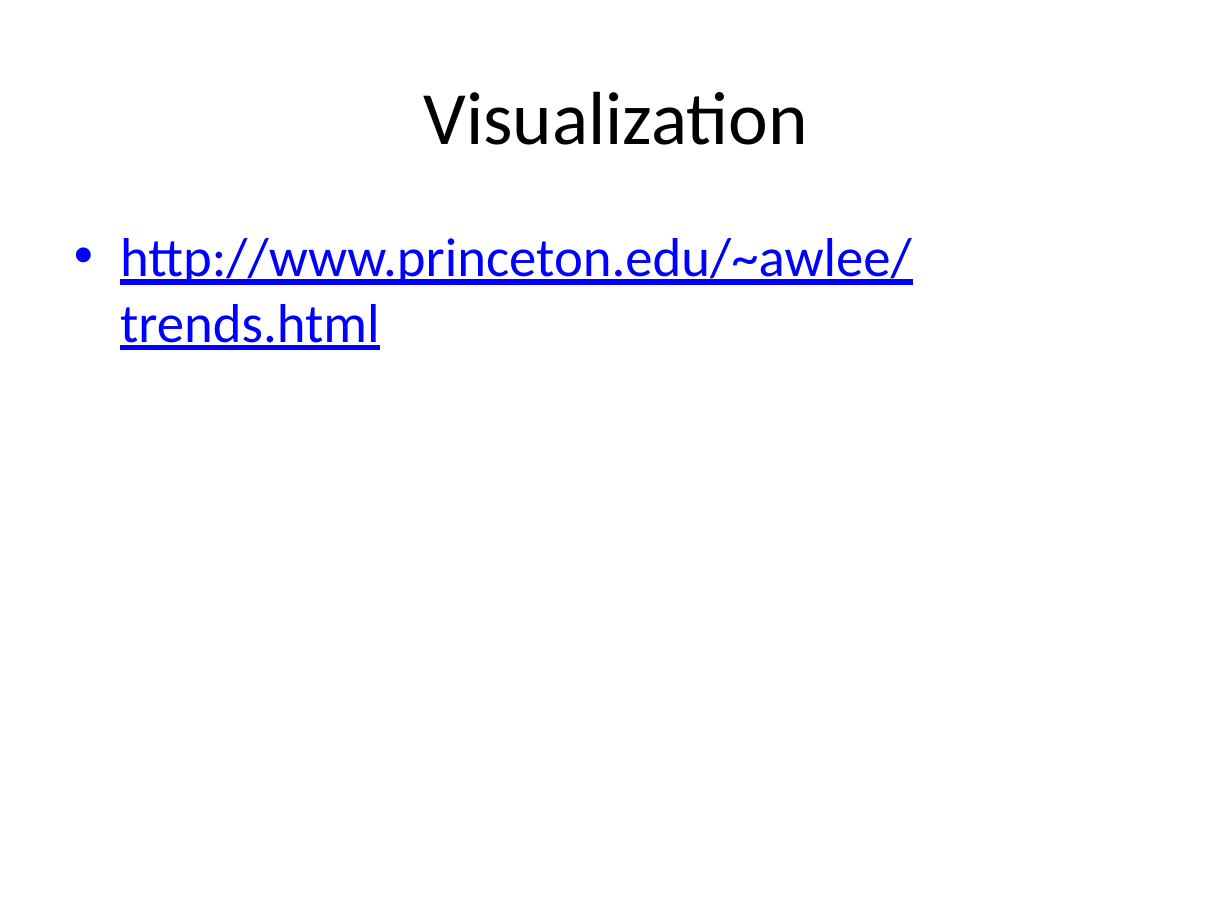
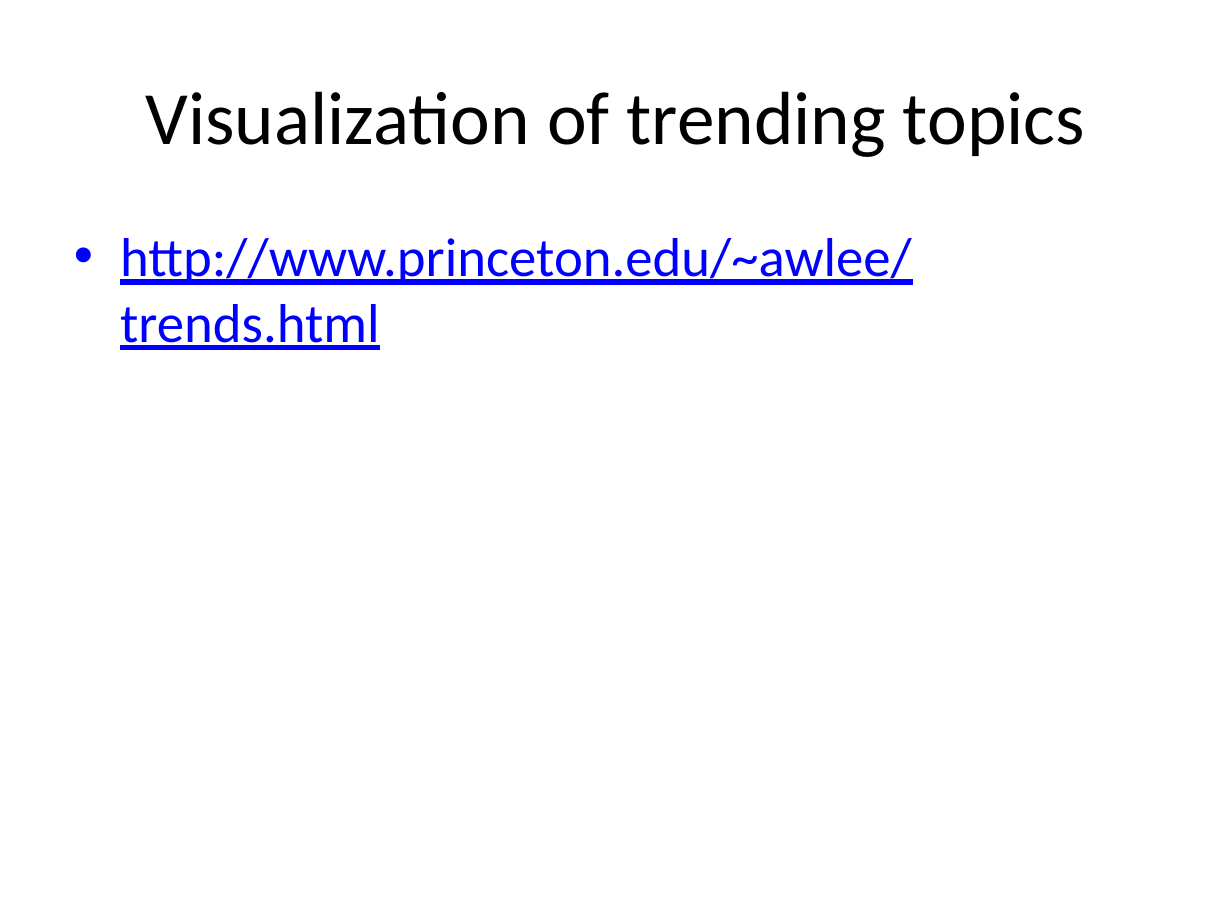
Before and after one commit to kiranvodrahalli/cos521, a slide deck: slide 18 of Presentation.pptx (slide 2 before the commit). Drawn at 1232x924 pixels with LibreOffice and Linux fonts; fonts in the diff are those of the drawing. Boxes give left, top, right and bottom in pixels: in the first picture for what was removed or moved away, otherwise in the second. Text is boxed around its words. In the diff, an @@ line names an element or a change of style, - is before the commit and + after.

Commit message:
final changes to presentation

```diff
--- a/Presentation.pptx
+++ b/Presentation.pptx
@@ title at bbox=[146, 91, 1085, 157]: text changed @@
-Visualization
+Visualization of trending topics
```
Also in this commit, not shown: 1 other file.
